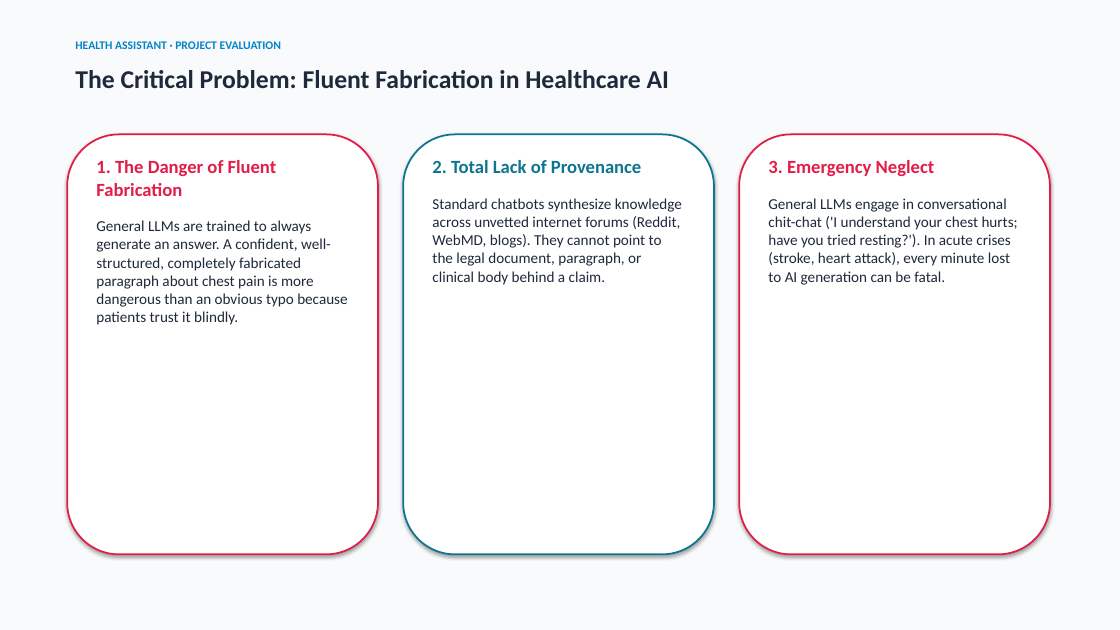
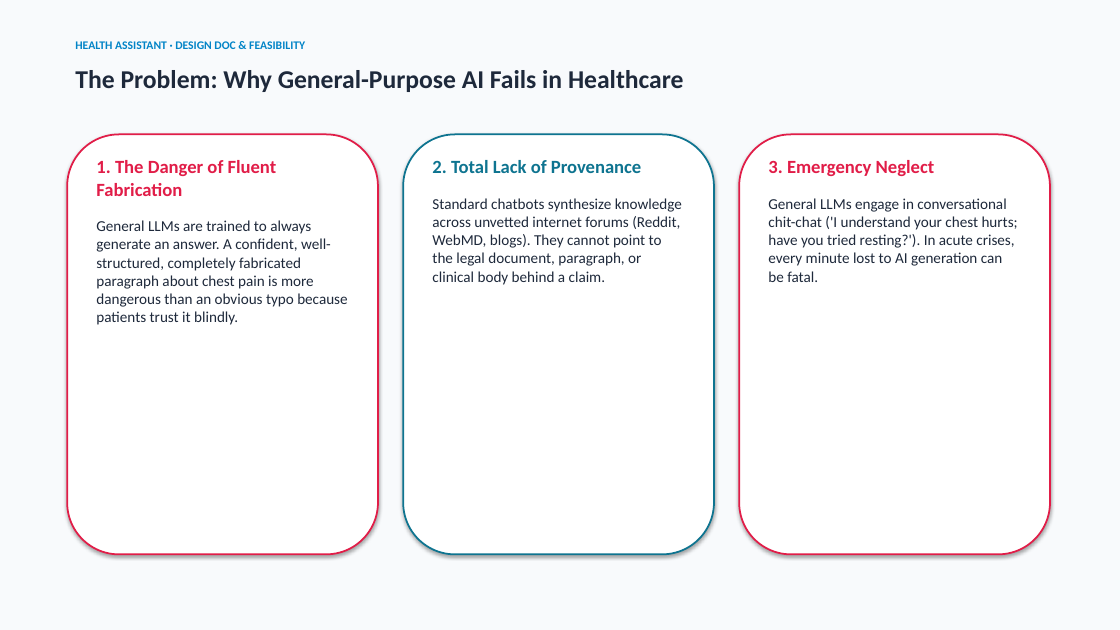
Before and after one commit to Shardul9999/Health_Assistant, a slide deck: slide 2 of docs/Health_Assistant_Evaluation.pptx. Drawn at 1120x630 pixels with LibreOffice and Linux fonts; fonts in the diff are those of the drawing. Boxes give left, top, right and bottom in pixels: in the first picture for what was removed or moved away, otherwise in the second. Text is boxed around its words. In the diff, an @@ line names an element or a change of style, - is before the commit and + after.

Commit message:
docs: add SRS requirements and TELOS feasibility analysis slides

```diff
--- a/docs/Health_Assistant_Evaluation.pptx
+++ b/docs/Health_Assistant_Evaluation.pptx
@@ text at <box>75,41,305,49</box>: text changed @@
-HEALTH ASSISTANT · PROJECT EVALUATION
+HEALTH ASSISTANT · DESIGN DOC & FEASIBILITY
@@ text at <box>75,70,684,92</box>: text changed @@
-The Critical Problem: Fluent Fabrication in Healthcare AI
+The Problem: Why General-Purpose AI Fails in Healthcare
@@ text at <box>768,198,1018,282</box>: text changed @@
-General LLMs engage in conversational chit-chat ('I understand your chest hurts; have you tried resting?'). In acute crises (stroke, heart attack), every minute lost to AI generation can be fatal.
+General LLMs engage in conversational chit-chat ('I understand your chest hurts; have you tried resting?'). In acute crises, every minute lost to AI generation can be fatal.
```
Also in this commit, not shown: 12 other slides changed, 3 slides added, 2 other files.
